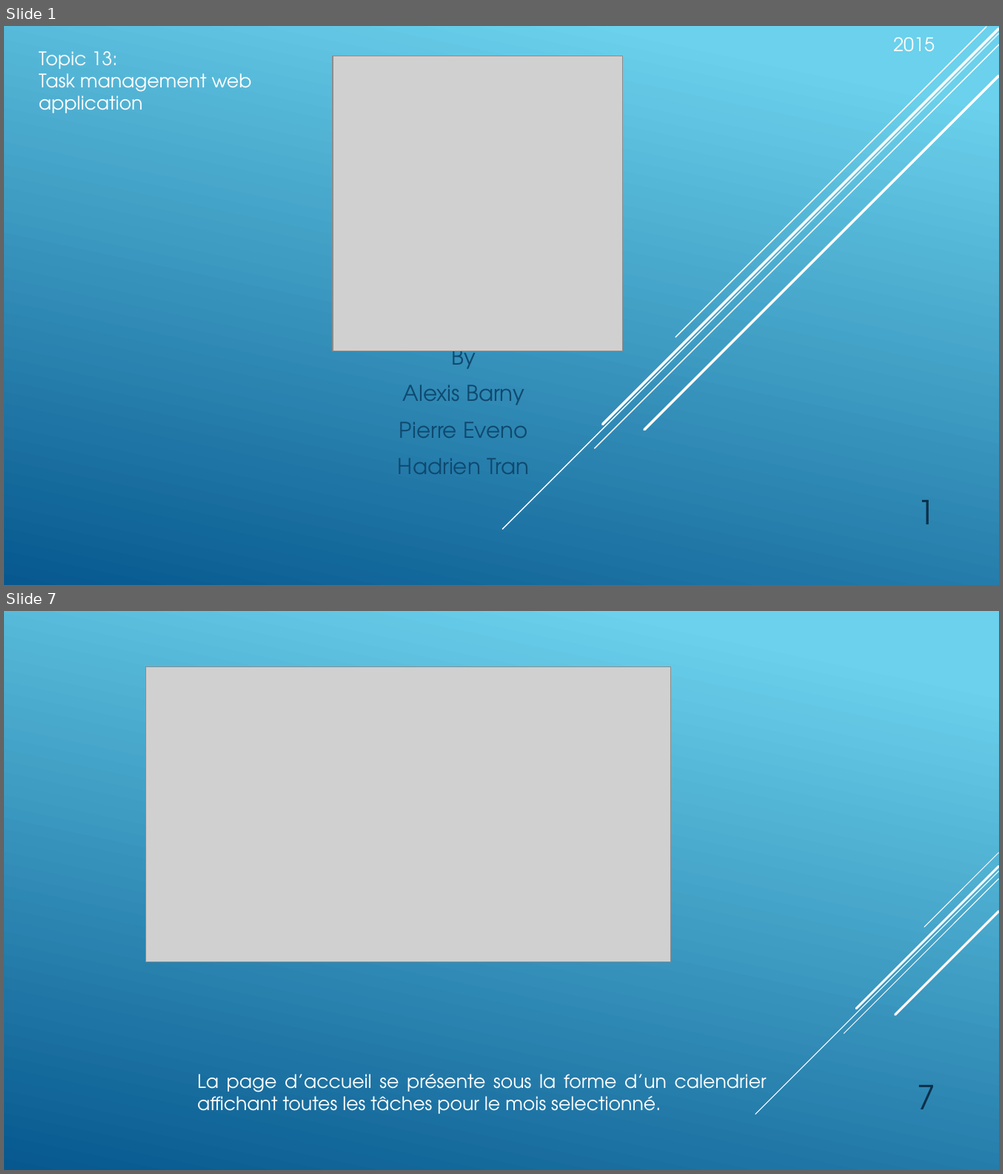
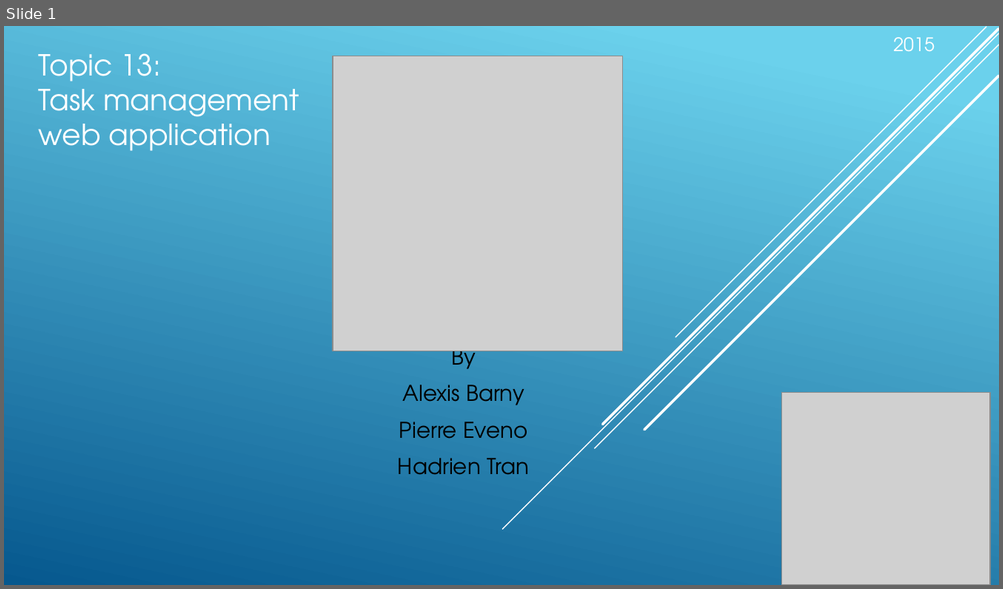
Before and after one commit to abarny/PTDawinSujet13, a slide deck: TeamShare.pptx. Shown one above the other, each under a label of ours: slides 1 and 7 before the commit, slide 1 after it; the slides between them are not shown. The pictures are 1003x1174 and 1003x589 pixels, drawn with LibreOffice and Linux fonts; fonts in the diff are those of the drawing; grey boxes stand for pictures. Boxes give left, top, right and bottom in pixels: in the first picture for what was removed or moved away, otherwise in the second. Text is boxed around its words. In the diff, an @@ line names an element or a change of style, - is before the commit and + after.

Commit message:
powerpoint fini à 90% (inscription tâche manquant)

```diff
--- a/TeamShare.pptx
+++ b/TeamShare.pptx
@@ slide 7 removed at (4, 611, 999, 1170), background gradient #6ED2EB to #06588E @@
@@ picture removed at (146, 667, 670, 962) @@
@@ group removed at (755, 853, 999, 1115): 5 lines @@
@@ text removed at (197, 1074, 766, 1114) @@
-La page d’accueil se présente sous la forme d’un calendrier affichant toutes les tâches pour le mois selectionné.
@@ page number removed at (916, 1085, 935, 1110) @@
-7
@@ slide 1 changed as well @@
@@ text "Topic 13:" at (39, 53, 299, 151): size 18 to 28 pt @@
@@ subtitle "By" at (398, 343, 529, 475): text colour #0F496F to #000000 @@
@@ picture added at (782, 393, 990, 585) @@
@@ page number removed at (916, 500, 935, 525) @@
-1
```
Also in this commit, not shown: 3 other slides changed, 13 slides added, 11 other slides removed.
